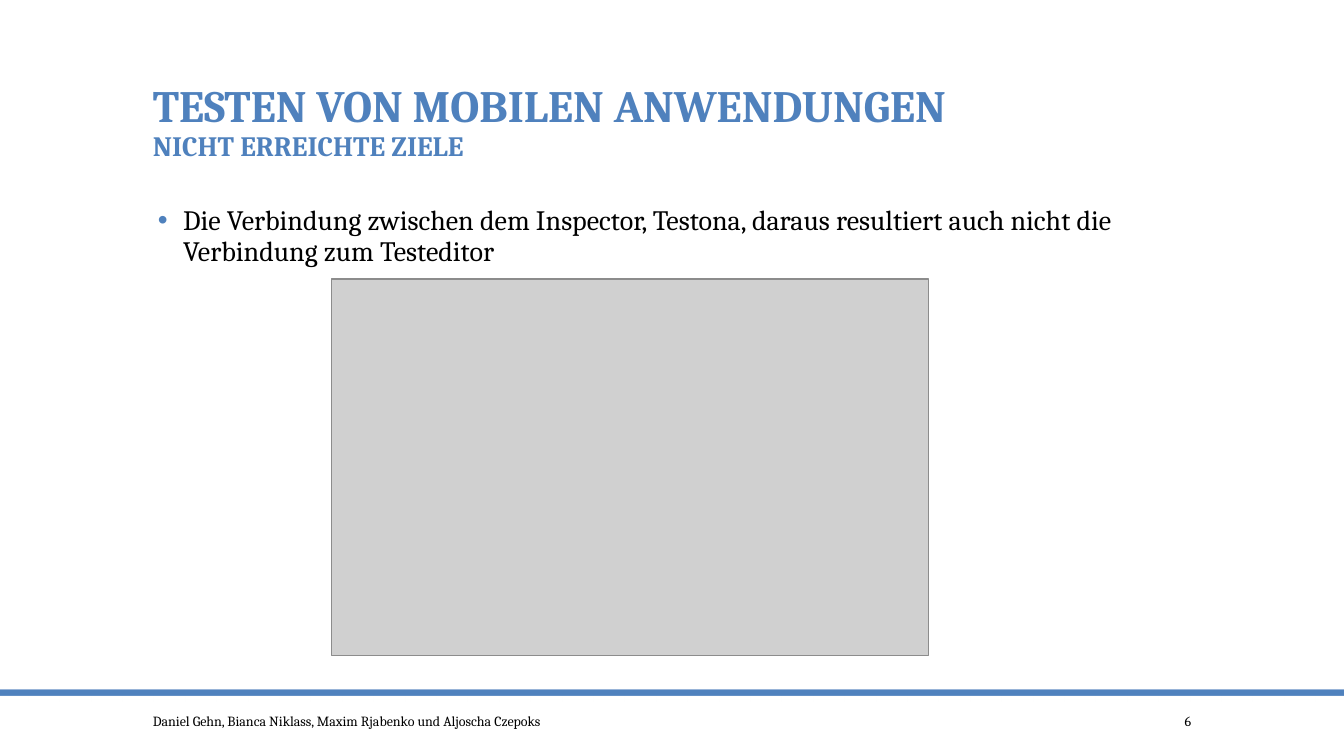
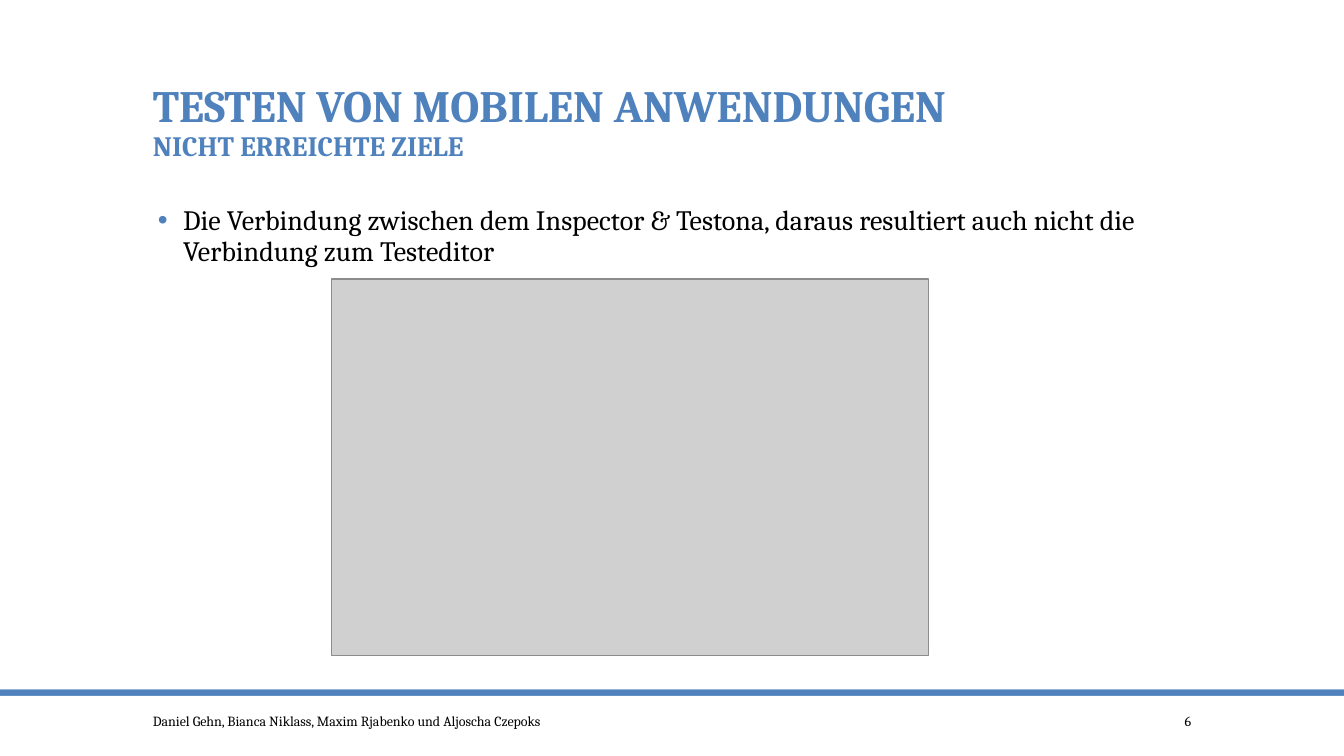
Before and after one commit to po-test-ws-2015/test-cycle, a slide deck: slide 6 of TestenMileStone2.pptx. Drawn at 1344x756 pixels with LibreOffice and Linux fonts; fonts in the diff are those of the drawing; grey boxes stand for pictures. Boxes give left, top, right and bottom in pixels: in the first picture for what was removed or moved away, otherwise in the second. Text is boxed around its words. In the diff, an @@ line names an element or a change of style, - is before the commit and + after.

```diff
--- a/TestenMileStone2.pptx
+++ b/TestenMileStone2.pptx
@@ text at (183, 210, 1135, 267): text changed @@
-• Die Verbindung zwischen dem Inspector, Testona, daraus resultiert auch nicht die Verbindung zum Testeditor
+• Die Verbindung zwischen dem Inspector & Testona, daraus resultiert auch nicht die Verbindung zum Testeditor
```
Also in this commit, not shown: 5 other slides changed.
